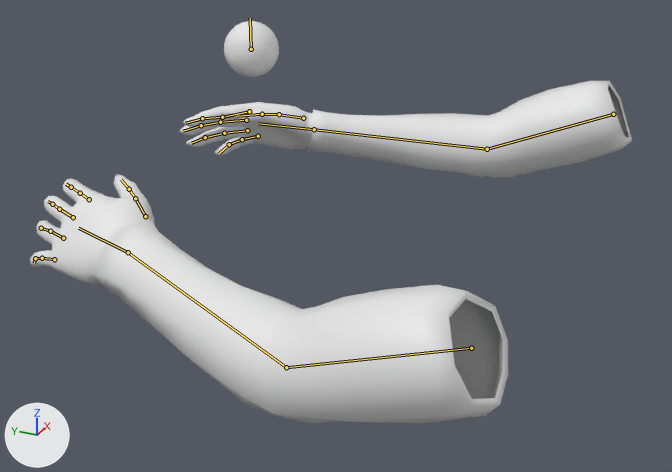
The Blender file Art/personnages/hand.blend as it was, and as the next commit left it.
Camera for both pictures: a 50 mm camera at (-19.64, -3.4, 11.63) aimed at (-0.29, 5.31, 1.95). Lighting does not change. The marker at lower left points along +X, +Y and +Z. The first picture is the older version. The bones that bend it are drawn over the model as lines.

The first picture shows 'Sphere', 'hand'.
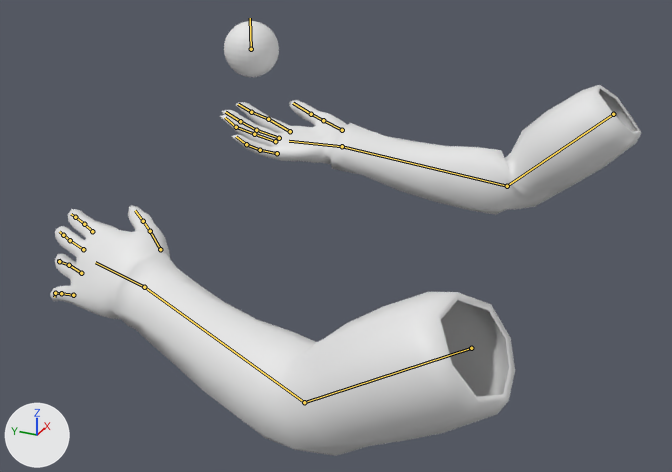
The newer file adds an action. The first version stands in its rest pose; the second is drawn at frame 1 of the action 'walk_cycle'.

Pixel boxes (x1, y1, x2, y2) of what changed, in the pictures (672 x 472 px):
'hand', posed (8% taller)
    before: (30, 81, 632, 424)
    after: (50, 85, 642, 456)
bone 'arm.L', root to tip
    before: (471, 348) to (286, 367)
    after: (471, 348) to (304, 402)
bone 'forearm.L', root to tip
    before: (286, 367) to (128, 252)
    after: (304, 402) to (144, 287)
bone 'index.001.L', root to tip
    before: (89, 199) to (80, 193)
    after: (92, 231) to (84, 224)
bone 'middle.001.L', root to tip
    before: (73, 217) to (59, 209)
    after: (83, 249) to (70, 240)
bone 'arm.R', root to tip
    before: (613, 114) to (487, 149)
    after: (613, 114) to (507, 186)
bone 'forearm.R', root to tip
    before: (487, 149) to (314, 129)
    after: (507, 186) to (342, 146)
bone 'forearm.001.R', root to tip
    before: (314, 129) to (258, 123)
    after: (342, 146) to (289, 141)

What the commit changed:
Bone 'arm.L' (bone_arm_l) turns from (0, 0, 0) to (-11, 0, 0) degrees about its own x, y and z.
Bone 'forearm.L' (bone_forearm_l) moves from (0.0, 0.0, 0.0) to (0.02, 0.19, 0.11).
Bone 'forearm.L' (bone_forearm_l) turns from (0, 0, 0) to (10, 0, 0) degrees about its own x, y and z.
Bone 'index.001.L' (bone_index_001_l) moves from (0.0, 0.0, 0.0) to (-0.24, 0.04, 0.1).
Bone 'middle.001.L' (bone_middle_001_l) moves from (0.0, 0.0, 0.0) to (-0.18, -0.11, 0.15).
Bone 'arm.R' (bone_arm_r) turns from (0, 0, 0) to (-20, 0, 0) degrees about its own x, y and z.
Bone 'forearm.R' (bone_forearm_r) turns from (0, 0, 0) to (71, 67, 56) degrees about its own x, y and z.
Bone 'forearm.001.R' (bone_forearm_001_r) turns from (0, 0, 0) to (0, 41, 0) degrees about its own x, y and z.
